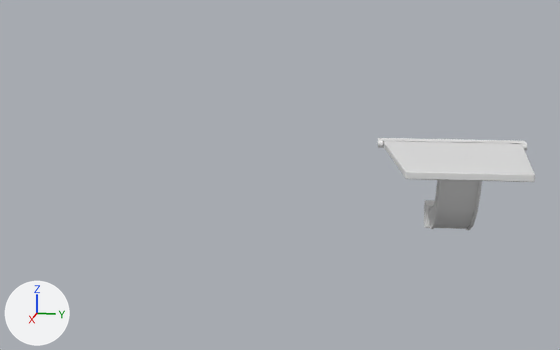
The FBX model Flicker/Assets/Assets/Meshes/Enviroment/SM_O_FallingPlatformAnimated.FBX: old version first, new version second.
Rendered twice from a 50 mm lens placed at (16.77, 0.61, 1.66), pointed at (8.63, -1.01, -0.37). Every picture has the same lights, and +X, +Y and +Z are marked at lower left. Materials are left out; every surface is plain grey.
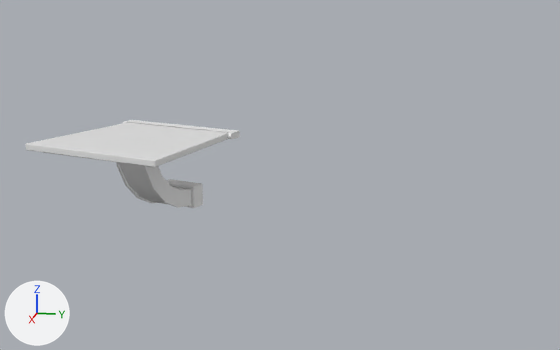
Pixel boxes [x1, y1, x2, y2] of what changed, in the pictures (560 x 350 px; the box of a moved part takes in the faces that stretch with it):
'Object044', reshaped, turned: before [378, 138, 535, 230]; after [25, 120, 240, 208]
part 1 of me_mesh, moved or reshaped: before [521, 144, 535, 182]; after [154, 133, 228, 167]
part 2 of me_mesh, moved or reshaped: before [386, 141, 534, 174]; after [128, 122, 226, 160]
part 3 of me_mesh, moved or reshaped: before [385, 141, 534, 182]; after [26, 123, 154, 167]
part 4 of me_mesh, moved or reshaped (not visible afterwards): before [383, 141, 407, 178]

What changed in the scene script:
```text
Change me_mesh:
    used by ob_object044; location = (0.0, 0.0, 0.0); rotation_euler = (0.0, 0.0, -3.043), in degrees (0, 0, -174); scale = (0.0254, 0.0254, 0.0254)
    remove me_mesh.from_pydata(...)  # 122 vertices, 216 faces; spans x -383.0..-320.0, y -31.4..31.2, z -38.7..0.0
    add me_mesh.from_pydata(...)  # 122 vertices, 212 faces; spans x -390.3..-321.2, y -34.5..33.9, z -38.7..0.0
    me_mesh part 1: all 2 vertices in x -382.6, y -23.1, z -2.8..-0.5 are moved by (-7.3, -11.3, 0.0)
    me_mesh part 2: all 4 vertices in x -383.0..-382.6, y -22.8..-22.7, z -3.1..-0.2 are moved by (-7.3, -11.2, 0.0)
    me_mesh part 3: all 4 vertices in x -382.9..-382.6, y 22.2..22.3, z -3.1..-0.2 are moved by (-7.3, 11.2, 0.0)
    me_mesh part 4: all 2 vertices in x -382.6, y 22.6, z -2.8..-0.5 are moved by (-7.3, 11.3, 0.0)
Change ob_object044:
    ob_object044.rotation_euler: (0.0, 0.0, -3.043) -> (0.0, 0.0, 2.847)  # degrees (0, 0, -174) -> degrees (0, 0, 163)
```
